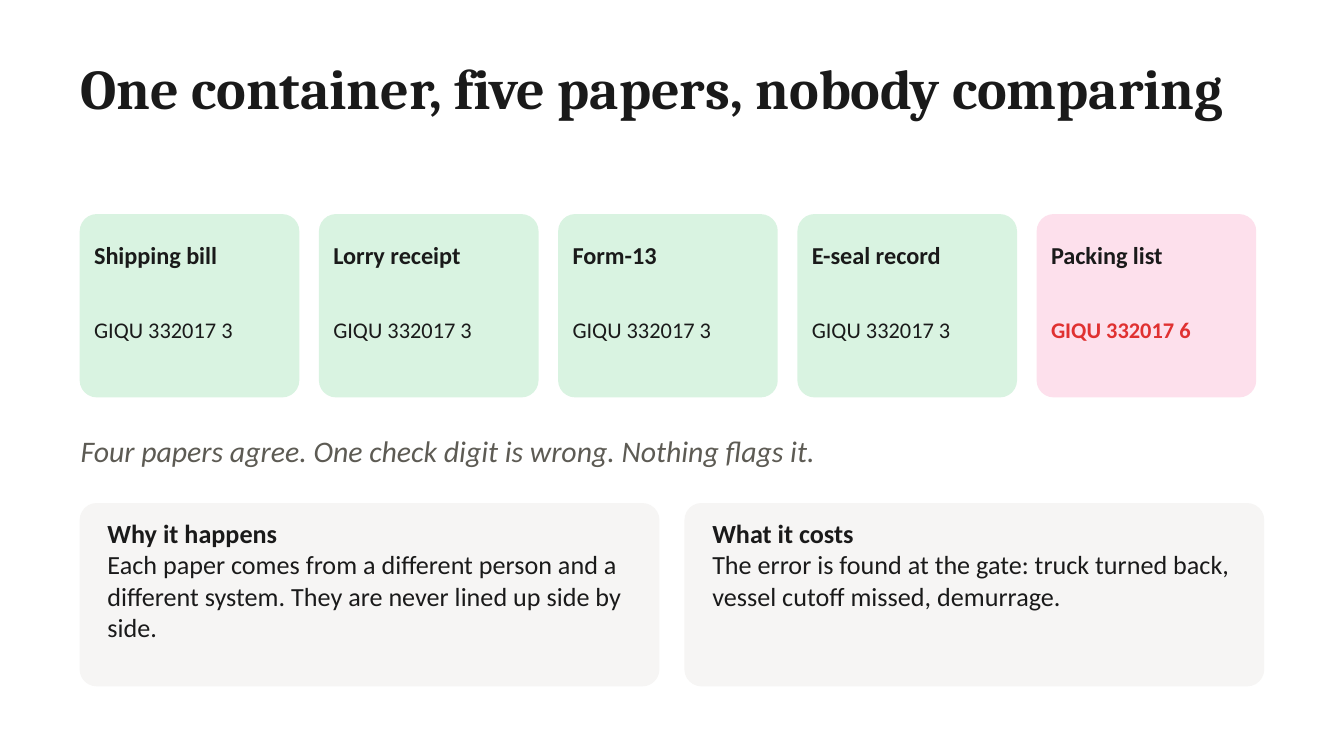
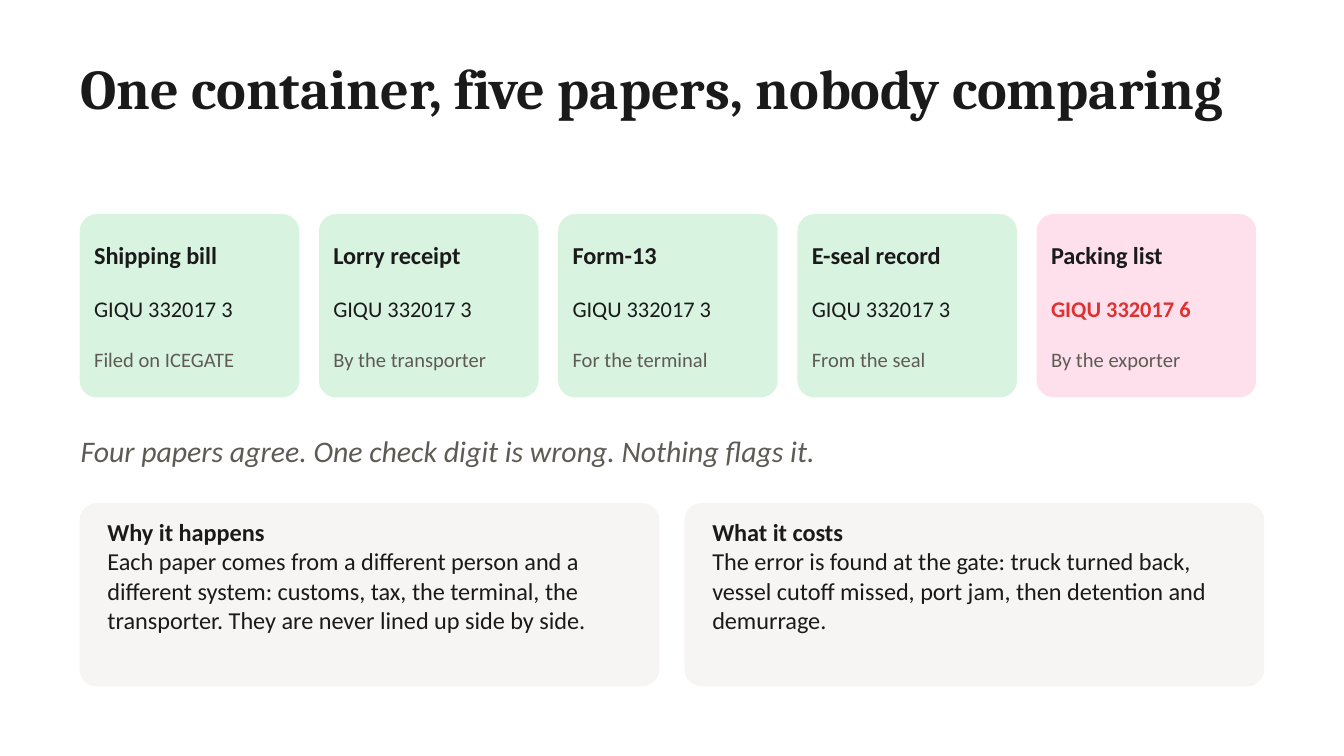
Before and after one commit to theadityasinghal/gateiq, a slide deck: slide 2 of presentation/3_GateIQ_slides.pptx. Drawn at 1344x756 pixels with LibreOffice and Linux fonts; fonts in the diff are those of the drawing. Boxes give left, top, right and bottom in pixels: in the first picture for what was removed or moved away, otherwise in the second. Text is boxed around its words. In the diff, an @@ line names an element or a change of style, - is before the commit and + after.

```diff
--- a/presentation/3_GateIQ_slides.pptx
+++ b/presentation/3_GateIQ_slides.pptx
@@ text "GIQU 332017 3": place and size @@
-text "GIQU 332017 3" at [94, 323, 232, 341]
+text "GIQU 332017 3" at [94, 302, 232, 320]
@@ text "GIQU 332017 3": place and size @@
-text "GIQU 332017 3" at [333, 323, 471, 341]
+text "GIQU 332017 3" at [333, 302, 471, 320]
@@ text "GIQU 332017 3": place and size @@
-text "GIQU 332017 3" at [573, 323, 711, 341]
+text "GIQU 332017 3" at [573, 302, 711, 320]
@@ text "GIQU 332017 3": place and size @@
-text "GIQU 332017 3" at [812, 323, 950, 341]
+text "GIQU 332017 3" at [812, 302, 950, 320]
@@ text "GIQU 332017 6": place and size @@
-text "GIQU 332017 6" at [1051, 322, 1190, 341]
+text "GIQU 332017 6" at [1051, 301, 1190, 320]
@@ text added at [94, 353, 234, 367], 11 pt, text #5D5B54 @@
+Filed on ICEGATE
@@ text added at [333, 353, 486, 371], 11 pt, text #5D5B54 @@
+By the transporter
@@ text added at [573, 353, 708, 367], 11 pt, text #5D5B54 @@
+For the terminal
@@ text added at [812, 353, 926, 367], 11 pt, text #5D5B54 @@
+From the seal
@@ text added at [1051, 353, 1181, 371], 11 pt, text #5D5B54 @@
+By the exporter
@@ text at [107, 524, 265, 545]: size 14 to 13 pt in "Why it happens" @@
@@ text at [712, 524, 843, 541]: size 14 to 13 pt in "What it costs" @@
@@ text at [107, 553, 585, 633]: text changed; size 14 to 13 pt @@
-Each paper comes from a different person and a different system. They are never lined up side by side.
+Each paper comes from a different person and a different system: customs, tax, the terminal, the transporter. They are never lined up side by side.
@@ text at [712, 553, 1206, 633]: text changed; size 14 to 13 pt @@
-The error is found at the gate: truck turned back, vessel cutoff missed, demurrage.
+The error is found at the gate: truck turned back, vessel cutoff missed, port jam, then detention and demurrage.
```
Also in this commit, not shown: 3 other slides changed, 6 other files.
